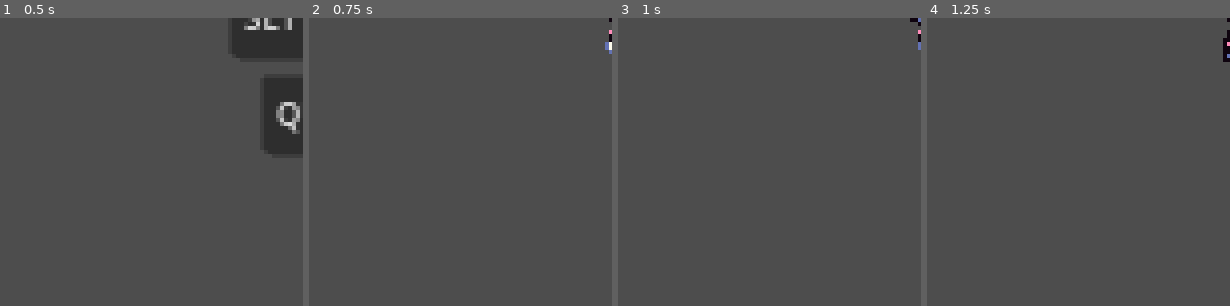
Above: before the commit, frames 1-4 (left to right).
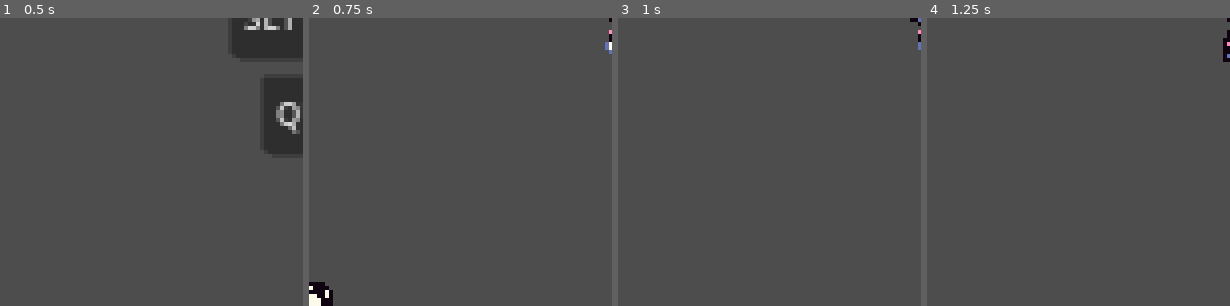
Above: after the commit, the same moments.

Repository: 0xspiderr/gbjam13_gamejam
Game: Godot game, scene res://ui/menus/main_menu.tscn
Same seed, same stepped clock (60 frames per second), same inputs: the game is played once before the commit and once after it. The engine's default icon, where the game draws it, is replaced by a stand-in: a white triangle on a blue panel in a dark square.
Inputs:
- Up to frame 1 (0.5 s): no input
- Up to frame 2 (0.75 s): tap Enter at 0.5 s; hold D (right) from 0.53 s (still down); hold Space (interact) from 0.53 s (still down)
- Up to frame 3 (1 s): keep holding D (right); keep holding Space (interact)
- Up to frame 4 (1.25 s): keep holding D (right); keep holding Space (interact)
The pictures show only the part of the screen within x 0-50%, y 50-100%; the shares and areas given below are measured in that part.

Frame 1 is identical in both runs. In frame 2, 0.6% of the frame differs, in the area x 0-8%, y 91-100%; in frame 3, nothing differs; in frame 4, nothing differs.

Commit message:
added cash booth

Diff:
--- a/scenes/levels/level0.tscn
+++ b/scenes/levels/level0.tscn
@@ -1,9 +1,10 @@
-[gd_scene load_steps=9 format=4 uid="uid://c6onavsfv4e3e"]
+[gd_scene load_steps=11 format=4 uid="uid://c6onavsfv4e3e"]
 
 [ext_resource type="PackedScene" uid="uid://byvrh5g6p20lk" path="res://scenes/player/player.tscn" id="1_cperm"]
 [ext_resource type="Texture2D" uid="uid://bnkinl3gpn5xl" path="res://assets/tilesets/animated_obj/pocanele.png" id="2_5kr0j"]
 [ext_resource type="PackedScene" uid="uid://cp6enqfwfeyu7" path="res://scenes/enemy/enemy.tscn" id="2_hghvf"]
 [ext_resource type="Texture2D" uid="uid://d15rlcvvxg4yi" path="res://assets/tilesets/casino_tileset/tileset.png" id="3_hghvf"]
+[ext_resource type="Texture2D" uid="uid://b5ynhu5a7jae6" path="res://assets/tilesets/animated_obj/cash-booth.png" id="3_ry65h"]
 
 [sub_resource type="TileSetAtlasSource" id="TileSetAtlasSource_5kr0j"]
 texture = ExtResource("3_hghvf")
@@ -195,9 +196,23 @@
 0:0/animation_frame_18/duration = 0.1
 0:0/0 = 0
 
+[sub_resource type="TileSetAtlasSource" id="TileSetAtlasSource_d0grl"]
+texture = ExtResource("3_ry65h")
+texture_region_size = Vector2i(48, 36)
+0:0/animation_columns = 2
+0:0/animation_speed = 1.5
+0:0/animation_frame_0/duration = 1.0
+0:0/animation_frame_1/duration = 1.0
+0:0/animation_frame_2/duration = 1.0
+0:0/animation_frame_3/duration = 1.0
+0:0/0 = 0
+0:0/0/physics_layer_0/polygon_0/points = PackedVector2Array(-24, -18, 24, -18, 24, 18, -24, 18)
+
 [sub_resource type="TileSet" id="TileSet_d0grl"]
 tile_size = Vector2i(12, 24)
+physics_layer_0/collision_layer = 1
 sources/0 = SubResource("TileSetAtlasSource_ry65h")
+sources/1 = SubResource("TileSetAtlasSource_d0grl")
 
 [node name="Level0" type="Node2D"]
 
@@ -208,7 +223,7 @@
 tile_set = SubResource("TileSet_cperm")
 
 [node name="DecorationsTilemapLayer" type="TileMapLayer" parent="."]
-tile_map_data = PackedByteArray("AAD//wgAAAAAAAAAAAA=")
+tile_map_data = PackedByteArray("AAD//wgAAAAAAAAAAAD//wYAAQAAAAAAAAA=")
 tile_set = SubResource("TileSet_d0grl")
 
 [node name="Player" parent="." instance=ExtResource("1_cperm")]
